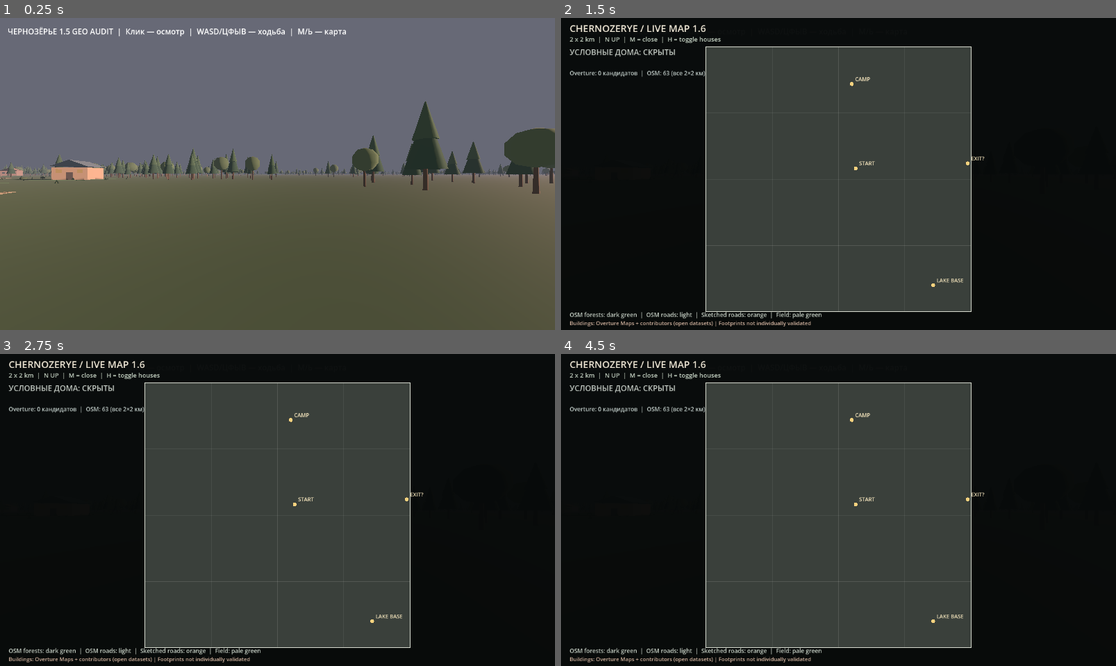
Above: before the commit, frames 1-4 (two rows, left to right).
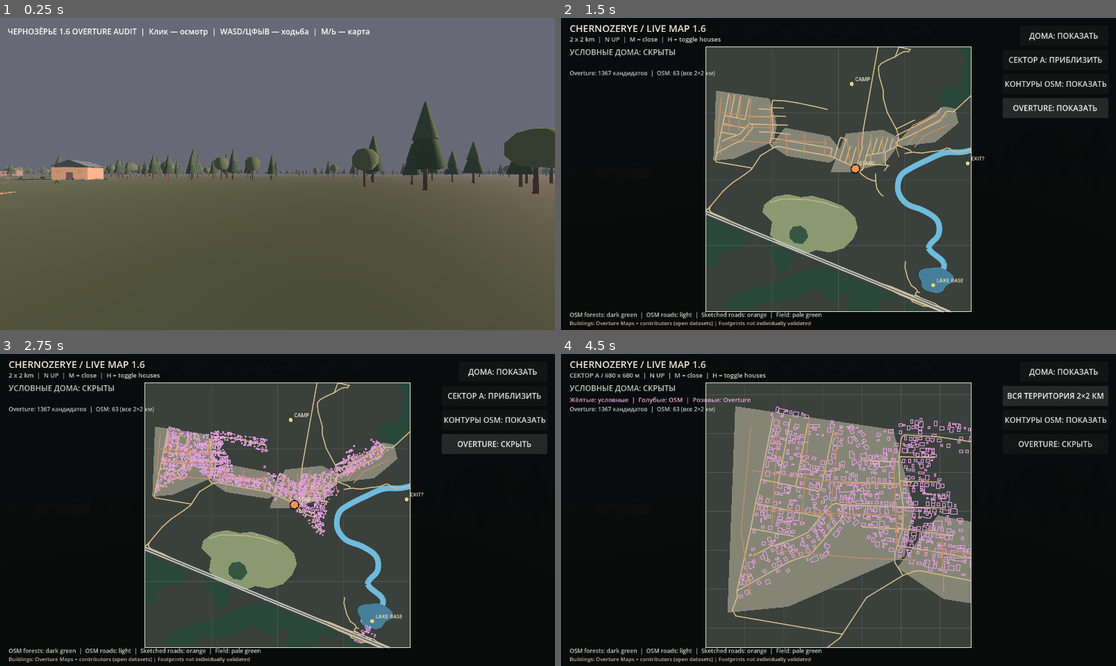
Above: after the commit, the same moments.

Repository: blacklambcult/chernozerye
Game: Godot game, scene res://main.tscn
The game is run twice, just before and just after one commit, with the same random seed, the same clock (stepped at 60 frames per second) and the same inputs.
Inputs (mouse positions are in pixels of both pictures, inside the frame that each line leads up to):
- Up to frame 1 (0.25 s): no input
- Up to frame 2 (1.5 s): tap Enter at 0.5 s; move the mouse to (960, 158) at 0.52 s; hold D 0.53-1.25 s; tap M at 0.6 s; click (960, 158) at 0.67 s; tap Space at 0.77 s; click (1054, 108) at 1.25 s, where only the run after the commit has a clickable "OVERTURE: СКРЫТЬ"
- Up to frame 3 (2.75 s): click (493, 444) at 2 s, where only the run after the commit has a clickable "OVERTURE: ПОКАЗАТЬ"
- Up to frame 4 (4.5 s): click (1066, 372) at 2.75 s, where only the run after the commit has a clickable "ДОМА: ПОКАЗАТЬ"; click (1066, 372) at 3.5 s, where only the run after the commit has a clickable "ДОМА: СКРЫТЬ"; click (1054, 394) at 4.25 s, where only the run after the commit has a clickable "СЕКТОР A: ПРИБЛИЗИТЬ"

The runs differ from the first frame. In frame 1, 0.6% of the frame differs, in the area x 11-67%, y 3-7%; in frame 2, 11%; in frame 3, 12%; in frame 4, 24%, in the area x 1-99%, y 4-95%.
Error before the commit: Invalid call to function 'initialize' in base 'Control (live_map_v08.gd)'. Expected 5 argument(s). (res://world.gd:376)

Commit message:
feat: load Overture footprints and add toggleable independent layer in geo audit

Diff:
--- a/godot/world.gd
+++ b/godot/world.gd
@@ -9,7 +9,7 @@
         return
     var geo := get_node_or_null("GeographyBlockoutV07")
     if geo != null and bool(geo.get("generated_ready")):
-        _status_label.text = "ЧЕРНОЗЁРЬЕ 1.5 GEO AUDIT  |  Клик — осмотр  |  WASD/ЦФЫВ — ходьба  |  M/Ь — карта"
+        _status_label.text = "ЧЕРНОЗЁРЬЕ 1.6 OVERTURE AUDIT  |  Клик — осмотр  |  WASD/ЦФЫВ — ходьба  |  M/Ь — карта"
         set_process(false)
 
 func _ready() -> void:
@@ -198,7 +198,7 @@
 func _create_label() -> void:
     var layer := CanvasLayer.new()
     var label := Label.new()
-    label.text = "ЧЕРНОЗЁРЬЕ 1.5 GEO AUDIT  |  Загрузка домов и леса..."
+    label.text = "ЧЕРНОЗЁРЬЕ 1.6 OVERTURE AUDIT  |  Загрузка домов и леса..."
     label.position = Vector2(16, 16)
     layer.add_child(label)
     add_child(layer)
@@ -355,6 +355,7 @@
 var houses_button: Button
 var sector_button: Button
 var osm_button: Button
+var overture_button: Button
 
 func _create_overview_map() -> void:
     overview_layer = CanvasLayer.new()
@@ -373,7 +374,13 @@
     var features: Array = []
     if source is Dictionary:
         features = source.get("features", [])
-    map_panel.initialize(self, get_node("GeographyBlockoutV07"), get_node("Player"), features)
+    var overture_shapes: Array = []
+    if FileAccess.file_exists("res://overture_buildings.json"):
+        var extra = JSON.parse_string(FileAccess.get_file_as_string("res://overture_buildings.json"))
+        if extra is Dictionary:
+            overture_shapes = extra.get("buildings", [])
+    map_panel.initialize(self, get_node("GeographyBlockoutV07"), get_node("Player"), features, overture_shapes)
+    print("OVERTURE_LOADED: ", overture_shapes.size())
     houses_button = Button.new()
     houses_button.text = "ДОМА: ПОКАЗАТЬ"
     map_root.add_child(houses_button)
@@ -403,6 +410,22 @@
     osm_button.offset_right = -16.0
     osm_button.offset_bottom = 158.0
     osm_button.pressed.connect(_toggle_osm_buildings)
+
+    overture_button = Button.new()
+    overture_button.text = "OVERTURE: СКРЫТЬ"
+    map_root.add_child(overture_button)
+    overture_button.set_anchors_preset(Control.PRESET_TOP_RIGHT)
+    overture_button.offset_left = -235.0
+    overture_button.offset_top = 166.0
+    overture_button.offset_right = -16.0
+    overture_button.offset_bottom = 208.0
+    overture_button.pressed.connect(_toggle_overture_buildings)
+
+func _toggle_overture_buildings() -> void:
+    var visible := not bool(map_panel.get("show_overture_buildings"))
+    map_panel.set("show_overture_buildings", visible)
+    overture_button.text = "OVERTURE: СКРЫТЬ" if visible else "OVERTURE: ПОКАЗАТЬ"
+    map_panel.queue_redraw()
 
 func _toggle_sector_a() -> void:
     var zoom := not bool(map_panel.get("sector_a_zoom"))
